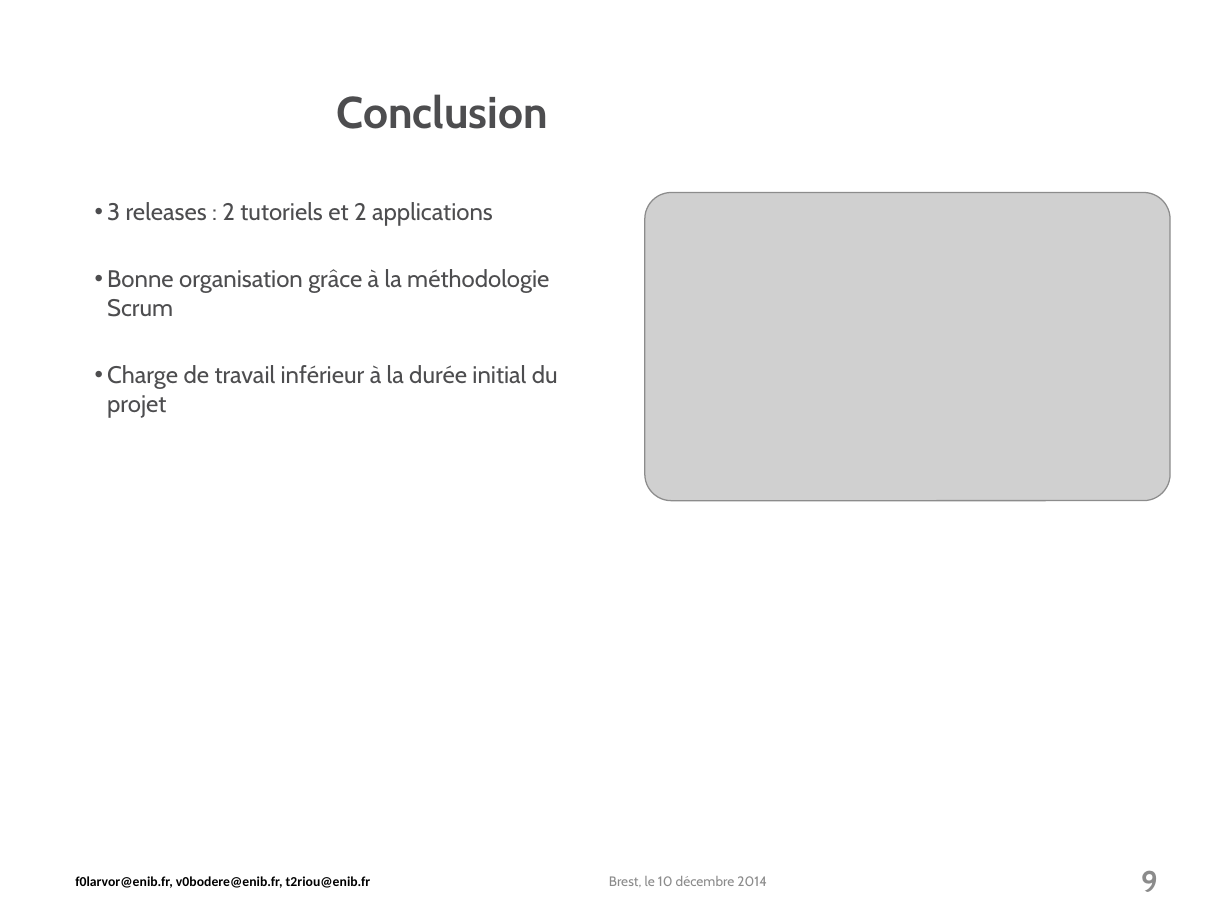
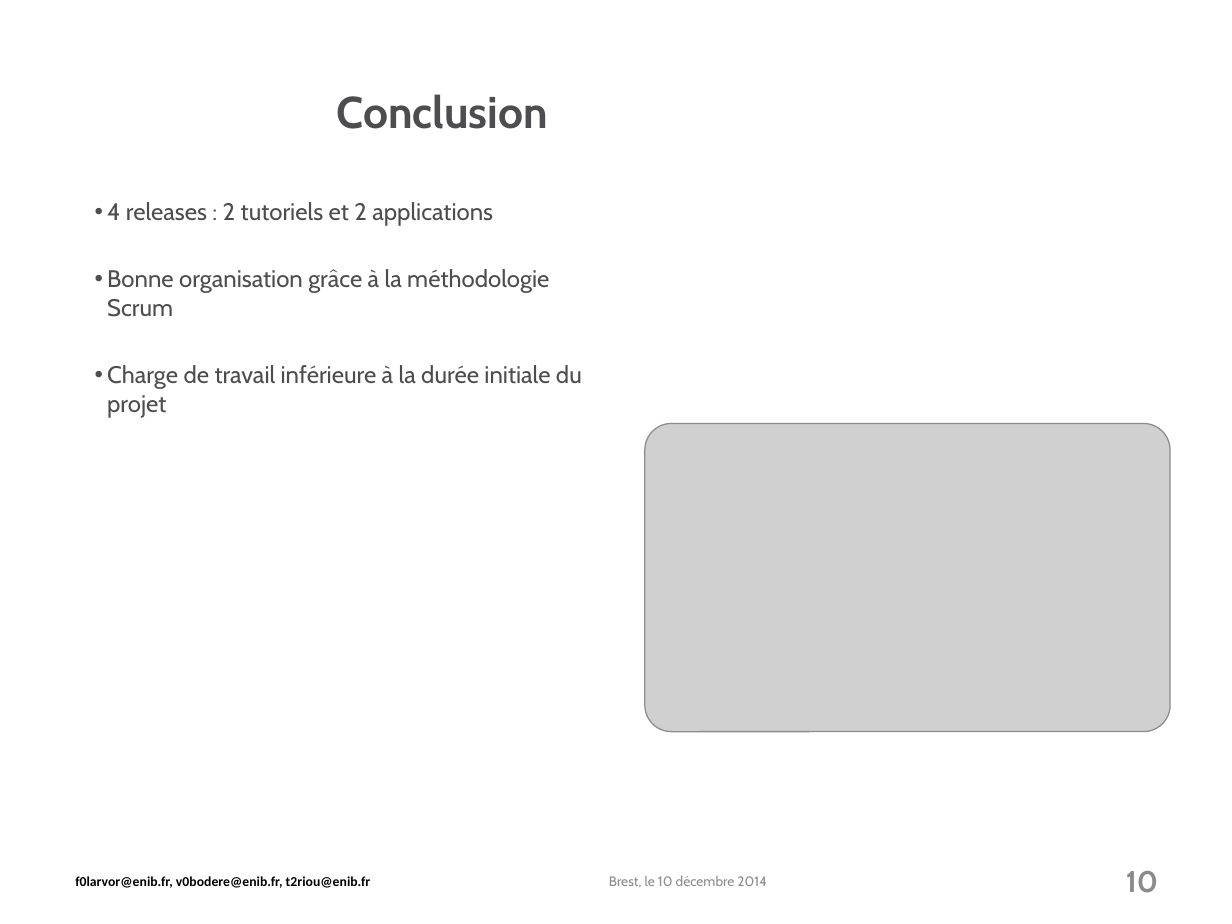
Before and after one commit to PixelSenseEnib/PixelSense, a slide deck: slide 10 of Soutenance/modele-ENIB-2010.pptx (slide 9 before the commit). Drawn at 1232x924 pixels with LibreOffice and Linux fonts; fonts in the diff are those of the drawing; grey boxes stand for pictures; background and template pictures are left out. Boxes give left, top, right and bottom in pixels: in the first picture for what was removed or moved away, otherwise in the second. Text is boxed around its words. In the diff, an @@ line names an element or a change of style, - is before the commit and + after.

```diff
--- a/Soutenance/modele-ENIB-2010.pptx
+++ b/Soutenance/modele-ENIB-2010.pptx
@@ text at (107, 202, 493, 226): text changed @@
-• 3 releases : 2 tutoriels et 2 applications
+• 4 releases : 2 tutoriels et 2 applications
@@ text at (107, 365, 582, 418): text changed @@
-• Charge de travail inférieur à la durée initial du projet
+• Charge de travail inférieure à la durée initiale du projet
@@ picture: place and size @@
-picture at (644, 192, 1169, 500)
+picture at (644, 424, 1169, 732)
@@ page number at (1126, 870, 1158, 893): text changed @@
-9
+10
```
Also in this commit, not shown: 4 other slides changed, 1 slide added, 1 other file.
